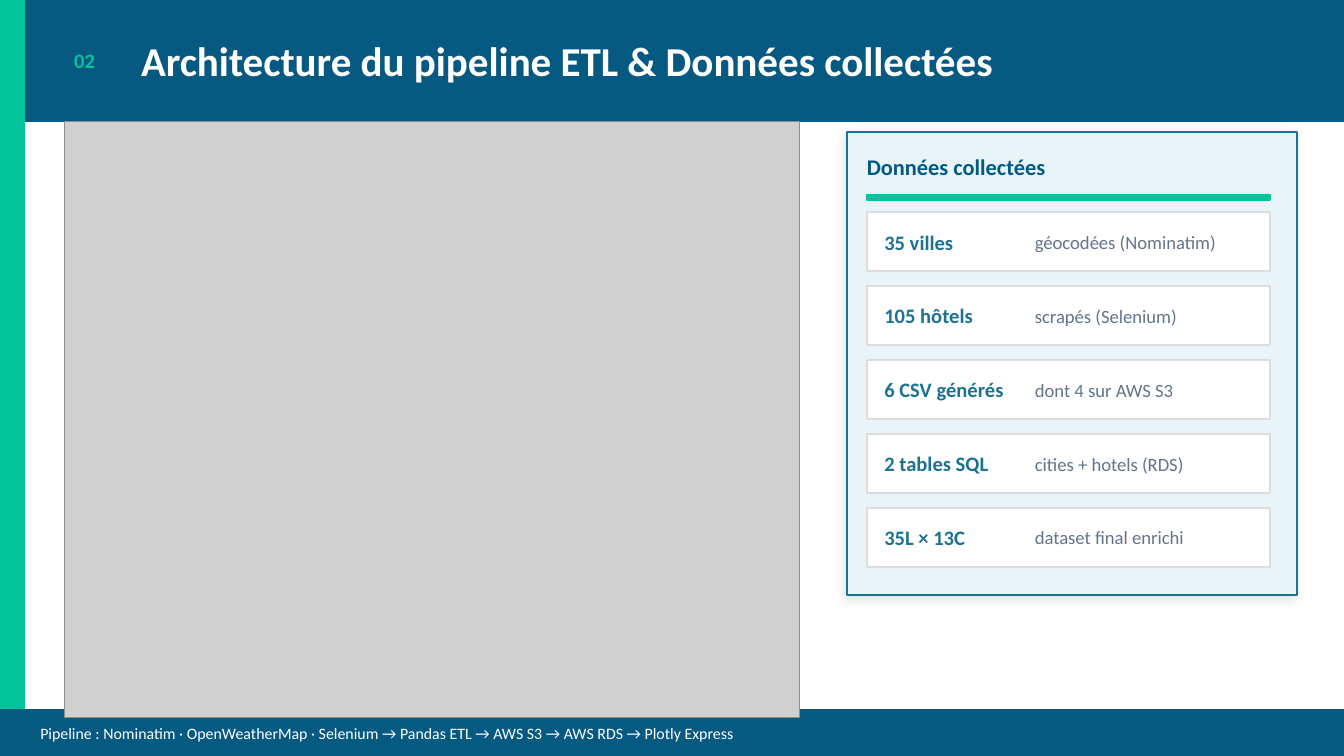
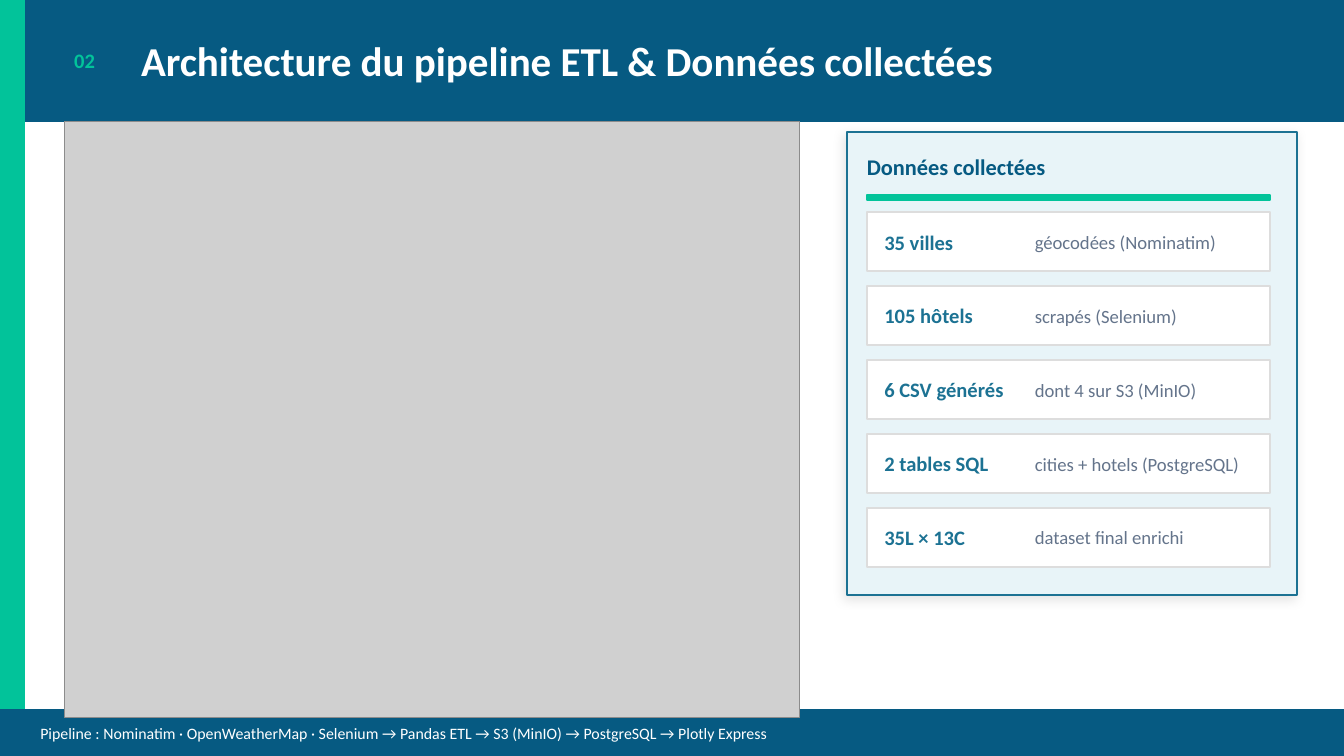
Before and after one commit to AichaFa/2-Projets-Fullstack, a slide deck: slide 2 of 1-Construire et gérer une infrastructure de données/Projet-Planifiez votre voyage avec Kayak/docs/Kayak_Story_slides.pptx. Drawn at 1344x756 pixels with LibreOffice and Linux fonts; fonts in the diff are those of the drawing; grey boxes stand for pictures. Boxes give left, top, right and bottom in pixels: in the first picture for what was removed or moved away, otherwise in the second. Text is boxed around its words. In the diff, an @@ line names an element or a change of style, - is before the commit and + after.

Commit message:
Infrastructure locale MinIO + PostgreSQL : notebook, README, presentation et captures a jour

```diff
--- a/1-Construire et gérer une infrastructure de données/Projet-Planifiez votre voyage avec Kayak/docs/Kayak_Story_slides.pptx
+++ b/1-Construire et gérer une infrastructure de données/Projet-Planifiez votre voyage avec Kayak/docs/Kayak_Story_slides.pptx
@@ text at [1035,383,1196,400]: text changed @@
-dont 4 sur AWS S3
+dont 4 sur S3 (MinIO)
@@ text at [1035,457,1239,474]: text changed @@
-cities + hotels (RDS)
+cities + hotels (PostgreSQL)
@@ text at [40,727,767,742]: text changed @@
-Pipeline : Nominatim · OpenWeatherMap · Selenium → Pandas ETL → AWS S3 → AWS RDS → Plotly Express
+Pipeline : Nominatim · OpenWeatherMap · Selenium → Pandas ETL → S3 (MinIO) → PostgreSQL → Plotly Express
```
Also in this commit, not shown: 4 other slides changed, 24 other files.
